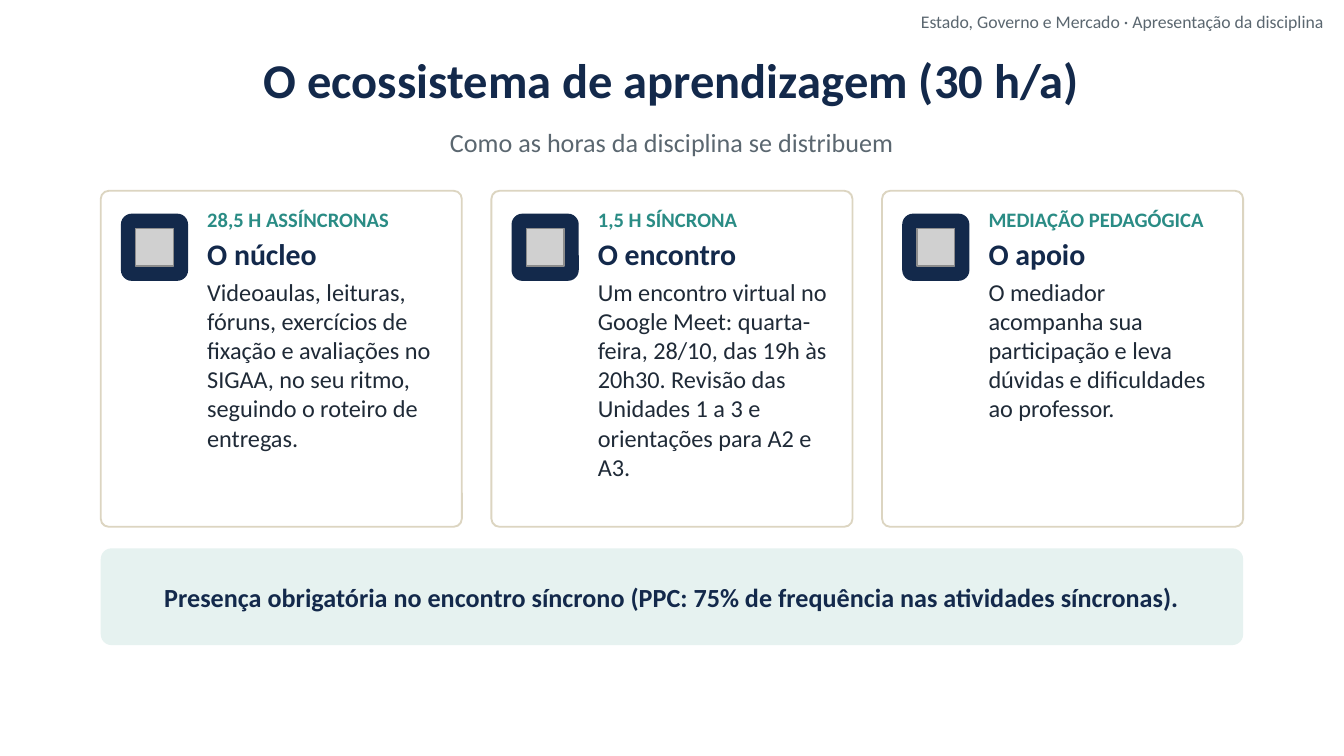
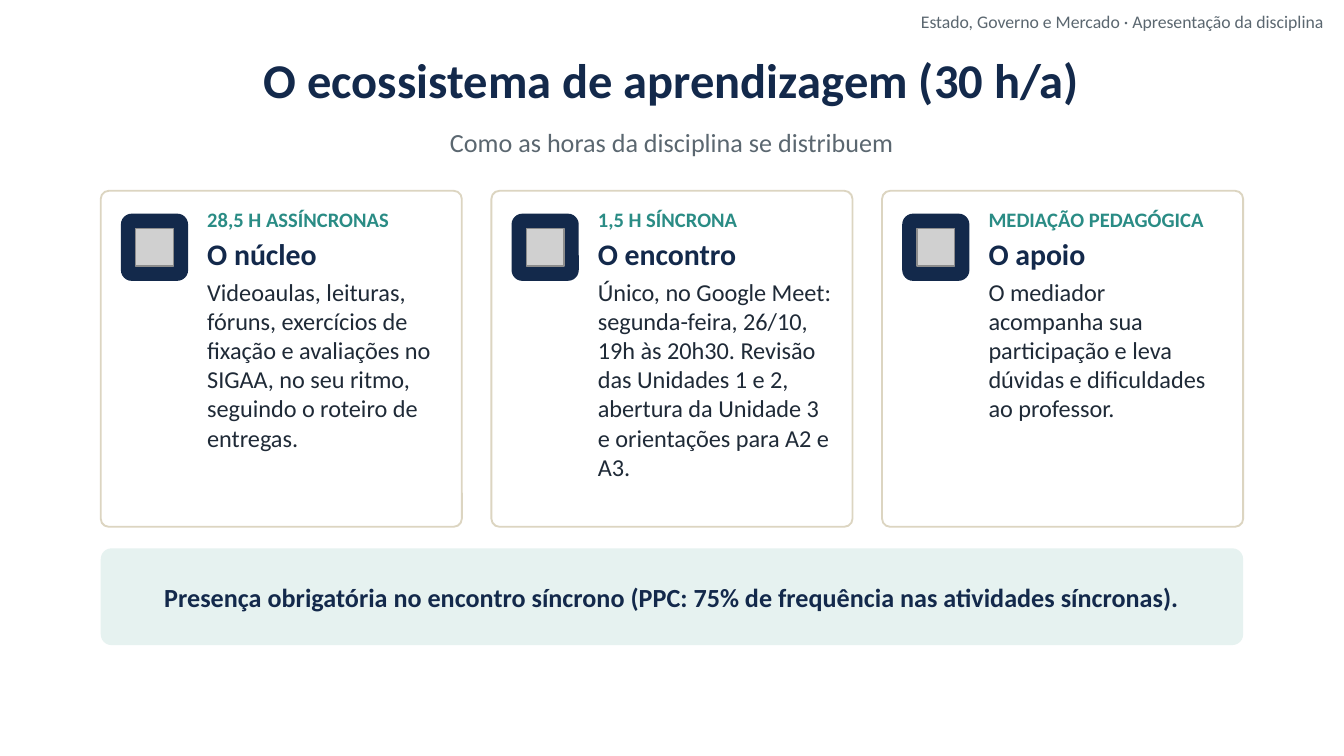
Before and after one commit to cleitonfranco74/gestao_publica, a slide deck: slide 8 of disciplina-01-estado-governo-mercado/materiais/00_Videoaula_de_Apresentacao.pptx. Drawn at 1344x756 pixels with LibreOffice and Linux fonts; fonts in the diff are those of the drawing; grey boxes stand for pictures; background and template pictures are left out. Boxes give left, top, right and bottom in pixels: in the first picture for what was removed or moved away, otherwise in the second. Text is boxed around its words. In the diff, an @@ line names an element or a change of style, - is before the commit and + after.

```diff
--- a/disciplina-01-estado-governo-mercado/materiais/00_Videoaula_de_Apresentacao.pptx
+++ b/disciplina-01-estado-governo-mercado/materiais/00_Videoaula_de_Apresentacao.pptx
@@ text at box(598, 281, 831, 476): text changed @@
-Um encontro virtual no Google Meet: quarta-feira, 28/10, das 19h às 20h30. Revisão das Unidades 1 a 3 e orientações para A2 e A3.
+Único, no Google Meet: segunda-feira, 26/10, 19h às 20h30. Revisão das Unidades 1 e 2, abertura da Unidade 3 e orientações para A2 e A3.
```
Also in this commit, not shown: 5 other slides changed, 18 other files.
